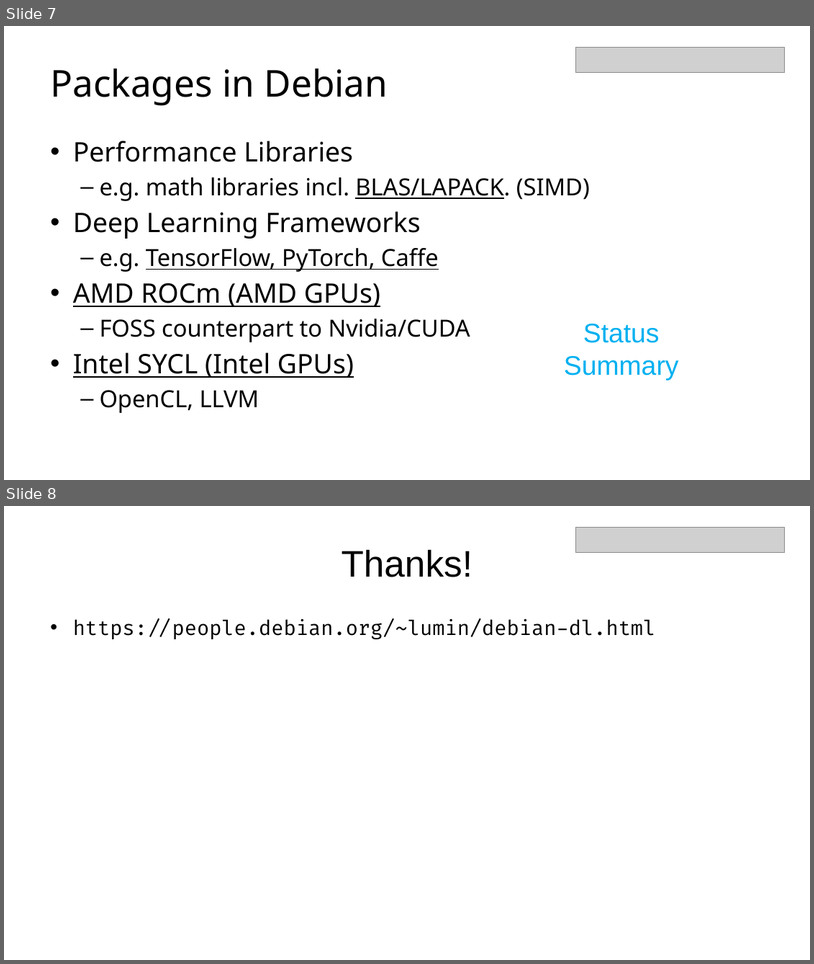
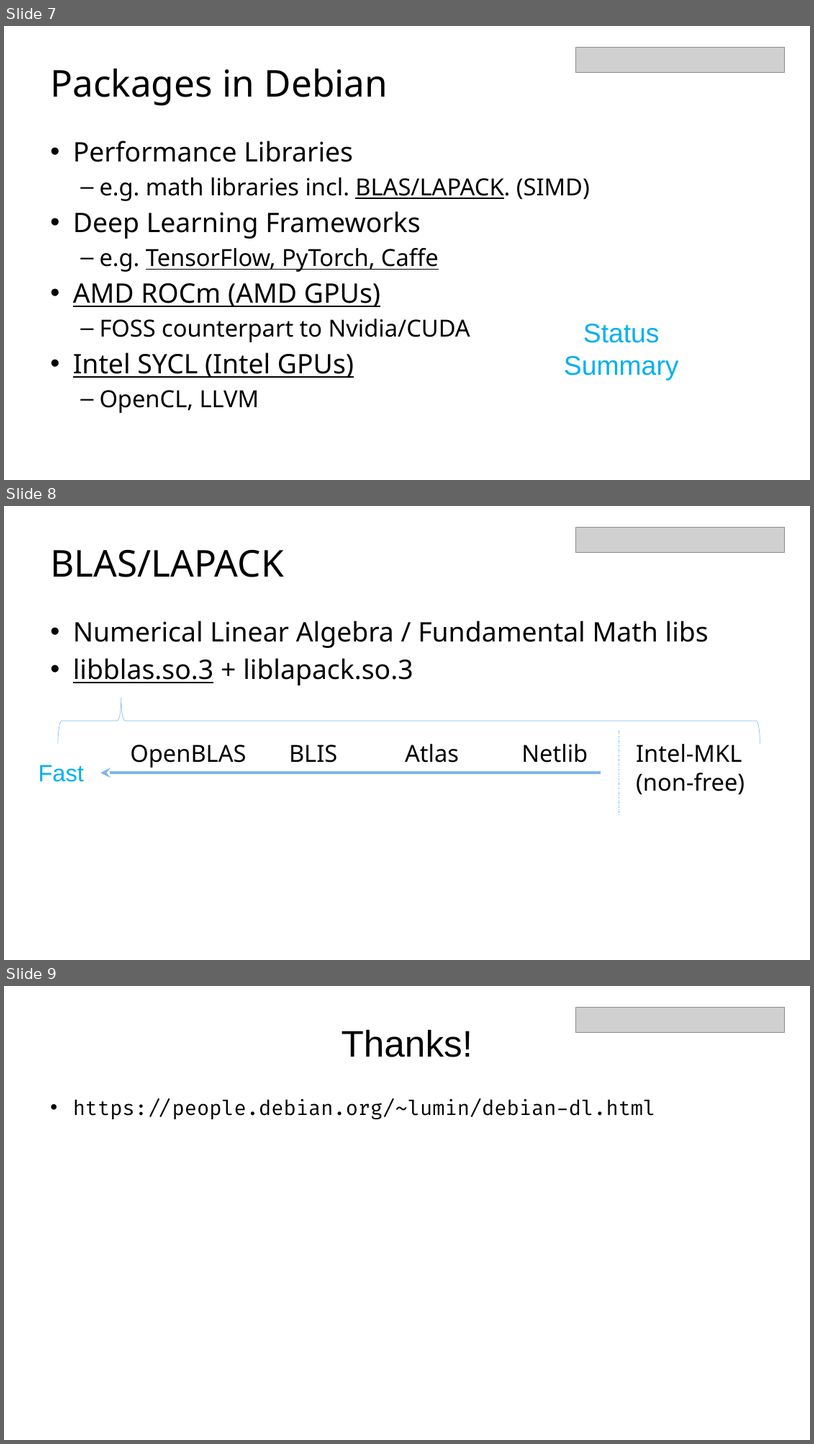
Before and after one commit to cdluminate/cdluminate, a slide deck: Dc20DeepLearning.pptx. Shown one above the other, each under a label of ours: slides 7 and 8 before the commit, slides 7, 8 and 9 after it. The pictures are 814x964 and 814x1444 pixels, drawn with LibreOffice and Linux fonts; fonts in the diff are those of the drawing; grey boxes stand for pictures. Boxes give left, top, right and bottom in pixels: in the first picture for what was removed or moved away, otherwise in the second. Text is boxed around its words. In the diff, an @@ line names an element or a change of style, - is before the commit and + after.

Commit message:
update

```diff
--- a/Dc20DeepLearning.pptx
+++ b/Dc20DeepLearning.pptx
@@ slide 8 added at [4, 506, 810, 960], background #FFFFFF @@
@@ picture added at [576, 527, 785, 554] @@
@@ title added at [50, 550, 284, 577], 44 pt, text #000000 @@
+BLAS/LAPACK
@@ text added at [73, 620, 709, 685], 32 pt, text #000000 @@
+• Numerical Linear Algebra / Fundamental Math libs
+• libblas.so.3 + liblapack.so.3
@@ right brace added at [58, 698, 761, 744], outline #7DB6EF 0.5 pt @@
@@ line added from (619, 731) to (619, 815), #7DB6EF 0.5 pt dashed @@
@@ text added at [39, 764, 84, 782], 28 pt, text #00B0F0 @@
+Fast
@@ text added at [130, 744, 246, 767], 28 pt, text #000000 @@
+OpenBLAS
@@ text added at [289, 744, 337, 762], 28 pt, text #000000 @@
+BLIS
@@ text added at [405, 744, 459, 762], 28 pt, text #000000 @@
+Atlas
@@ text added at [522, 744, 588, 762], 28 pt, text #000000 @@
+Netlib
@@ text added at [636, 744, 745, 795], 28 pt, text #000000 @@
+Intel-MKL
+(non-free)
@@ arrow added from (601, 773) to (100, 773), #7DB6EF 4 pt @@
@@ what was slide 8 is now slide 9 @@
```
